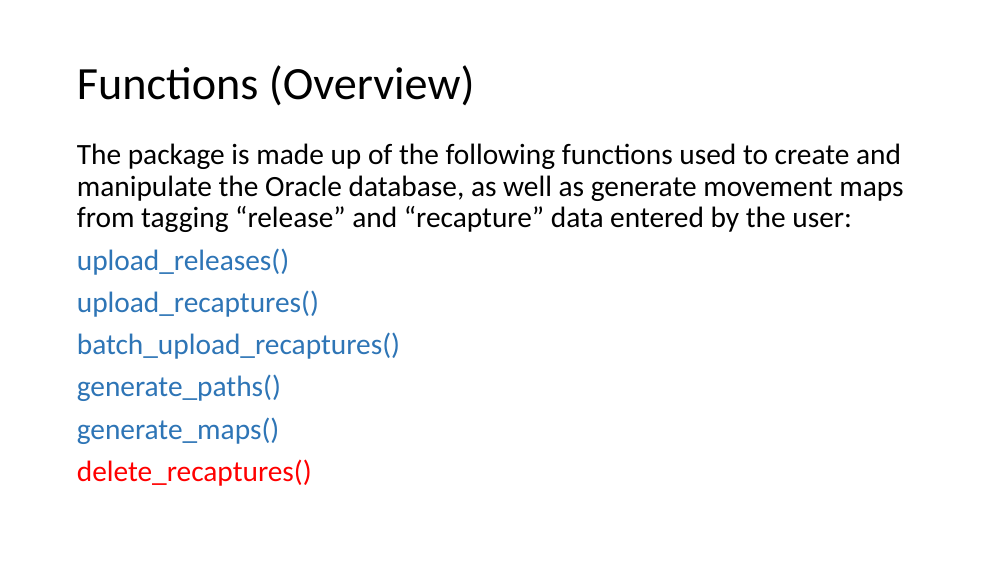
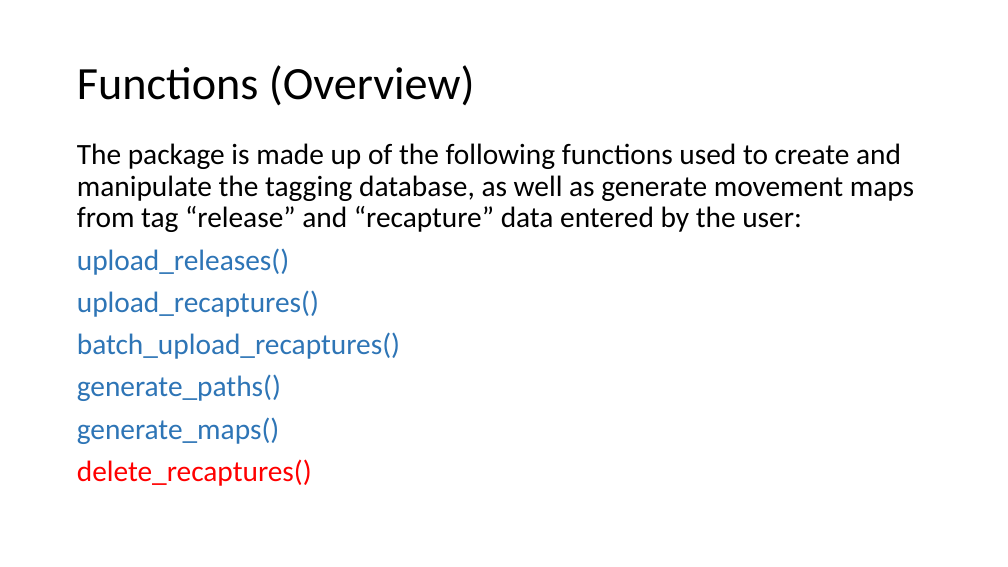
Before and after one commit to LobsterScience/LobTag2, a slide deck: slide 9 of data/user_guide.pptx (slide 8 before the commit). Drawn at 1008x567 pixels with LibreOffice and Linux fonts; fonts in the diff are those of the drawing. Boxes give left, top, right and bottom in pixels: in the first picture for what was removed or moved away, otherwise in the second. Text is boxed around its words. In the diff, an @@ line names an element or a change of style, - is before the commit and + after.

Commit message:
updates to user guide

```diff
--- a/data/user_guide.pptx
+++ b/data/user_guide.pptx
@@ text at (77, 143, 914, 232): text changed @@
-The package is made up of the following functions used to create and manipulate the Oracle database, as well as generate movement maps from tagging “release” and “recapture” data entered by the user:
+The package is made up of the following functions used to create and manipulate the tagging database, as well as generate movement maps from tag “release” and “recapture” data entered by the user:
```
Also in this commit, not shown: 18 other slides changed, 3 slides added, 2 other files.
